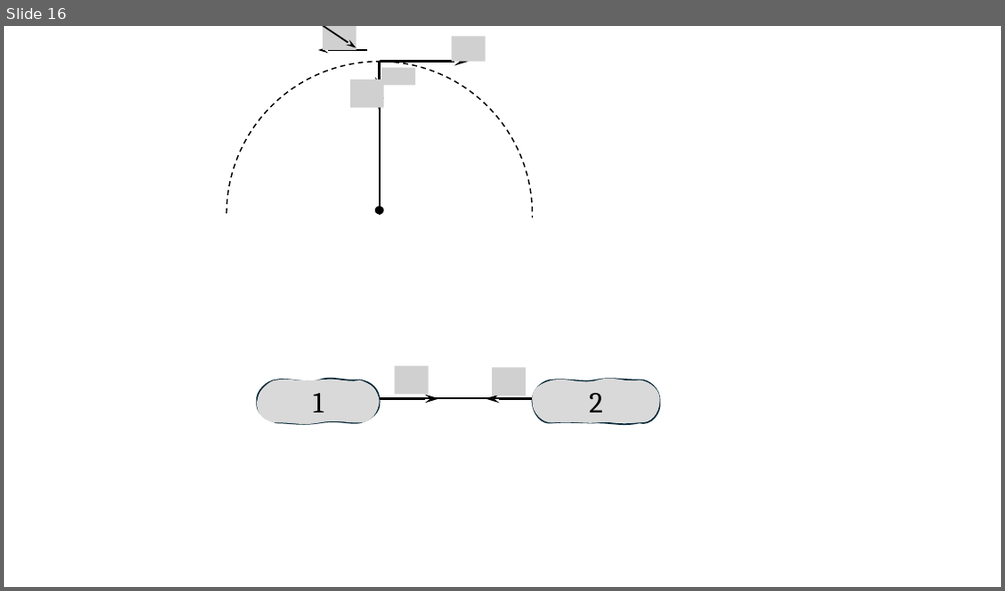
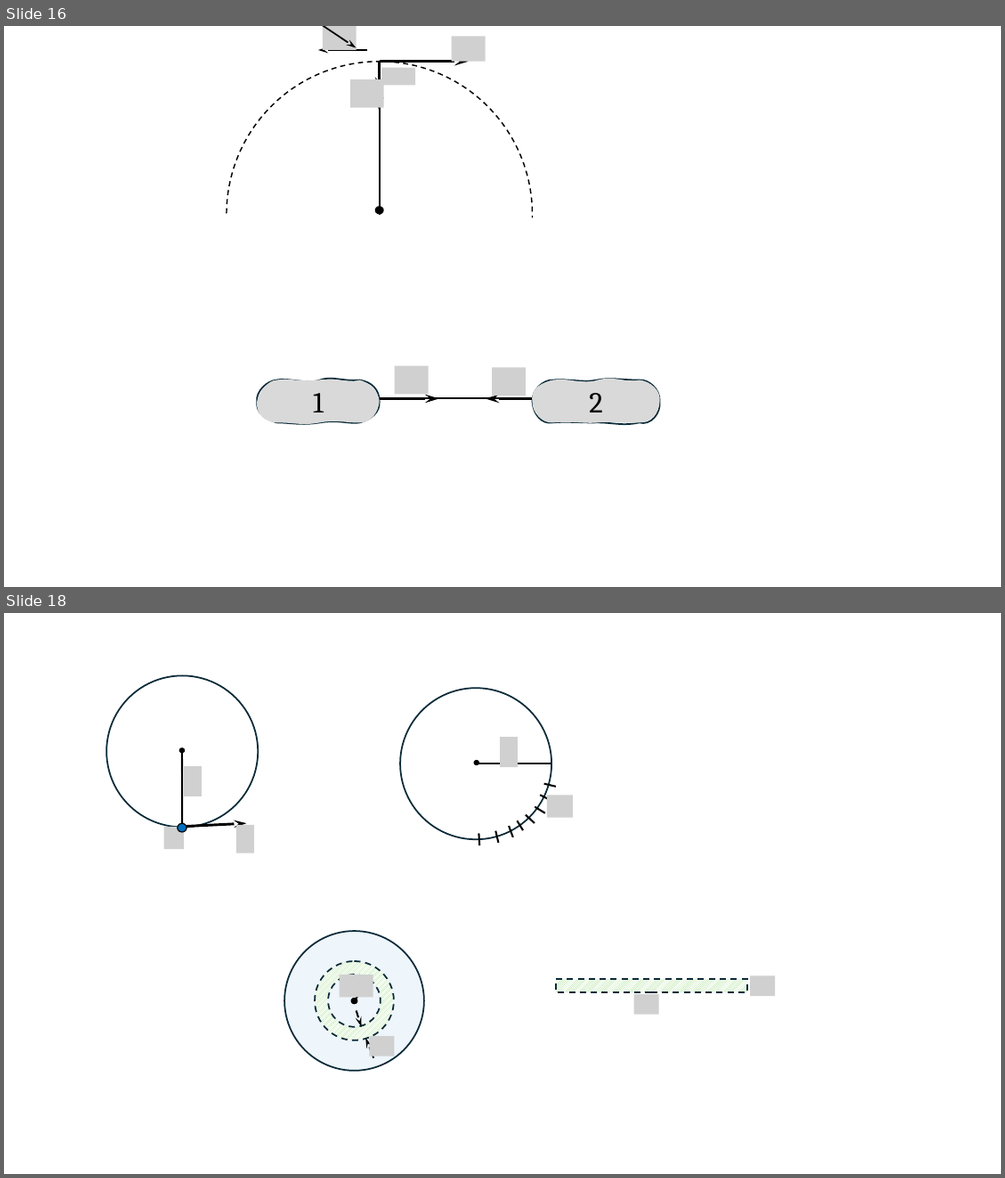
Before and after one commit to savchenko-physics/savchenko-physics.github.io, a slide deck: theory/lecture-drawings.pptx. Shown one above the other, each under a label of ours: slide 16 before the commit, slides 16 and 18 after it; the slides between them are not shown. The pictures are 1005x591 and 1005x1178 pixels, drawn with LibreOffice and Linux fonts; fonts in the diff are those of the drawing; grey boxes stand for pictures. Boxes give left, top, right and bottom in pixels: in the first picture for what was removed or moved away, otherwise in the second. Text is boxed around its words. In the diff, an @@ line names an element or a change of style, - is before the commit and + after.

```diff
--- a/theory/lecture-drawings.pptx
+++ b/theory/lecture-drawings.pptx
@@ slide 18 added at box(4, 613, 1001, 1174), background #FFFFFF @@
@@ ellipse added at box(106, 676, 258, 827), outline #092A39 1.5 pt @@
@@ picture added at box(500, 737, 518, 767) @@
@@ ellipse added at box(179, 747, 185, 753), fill #000000 @@
@@ line added from (182, 751) to (182, 827), #000000 1.75 pt @@
@@ picture added at box(184, 766, 202, 796) @@
@@ ellipse added at box(474, 760, 479, 765), fill #000000 @@
@@ line added from (477, 763) to (552, 763), #000000 1.75 pt @@
@@ group added at box(396, 683, 556, 845): 8 lines, 1 ellipse @@
@@ picture added at box(547, 795, 573, 817) @@
@@ picture added at box(164, 826, 184, 849) @@
@@ ellipse added at box(178, 823, 186, 832), fill #0070C0, outline #000000 1 pt @@
@@ arrow added from (182, 826) to (246, 823), #000000 2.5 pt @@
@@ picture added at box(235, 825, 254, 853) @@
@@ ellipse added at box(284, 931, 424, 1070), fill #DCEAF7 at 46% opacity, outline #092A39 1.5 pt @@
@@ freeform shape added at box(316, 962, 395, 1041), fill pattern #8ED973 on #FFFFFF, outline #092A39 1.5 pt dashed @@
@@ picture added at box(340, 974, 373, 997) @@
@@ arrow added from (354, 1001) to (369, 979), #000000 1.75 pt @@
@@ rectangle added at box(556, 980, 747, 993), fill pattern #8ED973 on #FFFFFF, outline #092A39 1.5 pt dashed @@
@@ picture added at box(751, 976, 775, 996) @@
@@ ellipse added at box(351, 997, 357, 1004), fill #000000 @@
@@ arrow added from (356, 1011) to (362, 1027), #000000 1.75 pt @@
@@ picture added at box(634, 995, 659, 1014) @@
@@ arrow added from (373, 1058) to (366, 1038), #000000 1.5 pt @@
@@ picture added at box(370, 1037, 395, 1056) @@
```
Also in this commit, not shown: 5 other slides added, 1 other file.
